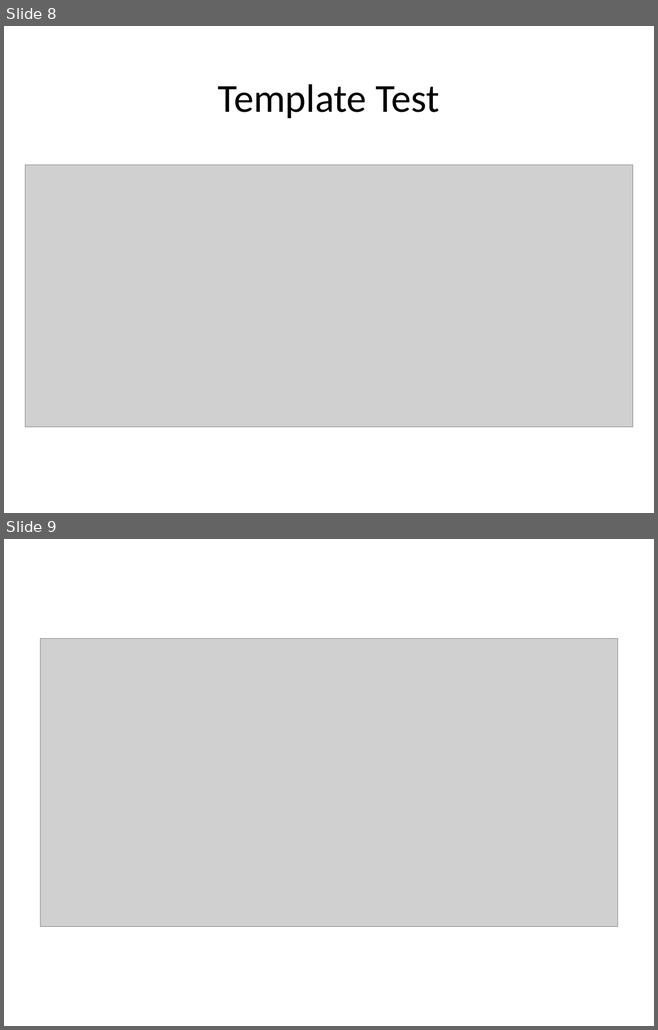
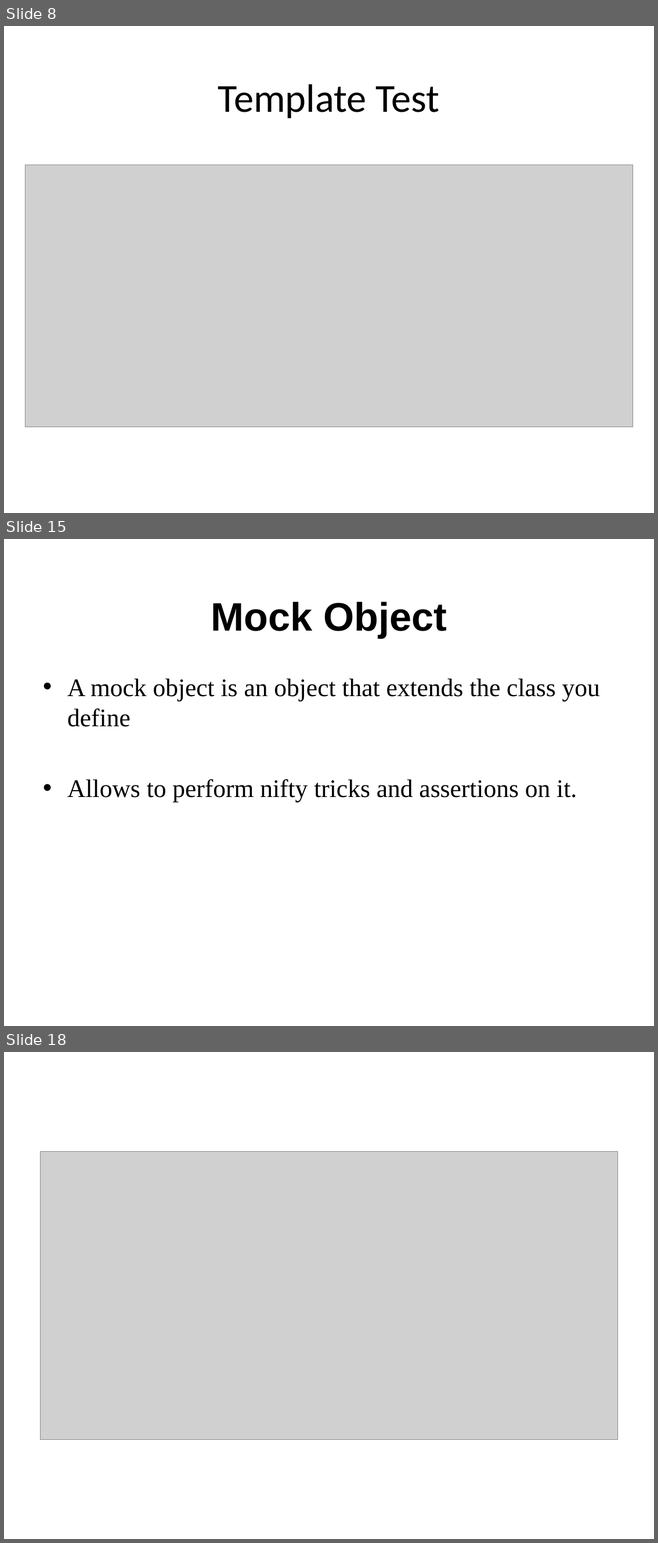
Before and after one commit to sonvq/phpunittraining, a slide deck: demo/Demo.pptx. Shown one above the other, each under a label of ours: slides 8 and 9 before the commit, slides 8, 15 and 18 after it; the slides between them are not shown. The pictures are 658x1030 and 658x1543 pixels, drawn with LibreOffice and Linux fonts; fonts in the diff are those of the drawing; grey boxes stand for pictures; background and template pictures are left out. Boxes give left, top, right and bottom in pixels: in the first picture for what was removed or moved away, otherwise in the second. Text is boxed around its words. In the diff, an @@ line names an element or a change of style, - is before the commit and + after.

```diff
--- a/demo/Demo.pptx
+++ b/demo/Demo.pptx
@@ slide 15 added at (x1=4, y1=539, x2=654, y2=1026), background picture (left out) @@
@@ title added at (x1=210, y1=602, x2=447, y2=638), 44 pt, text #000000, bold @@
+Mock Object
@@ text added at (x1=67, y1=678, x2=600, y2=802), 28 pt, text #000000 @@
+• A mock object is an object that extends the class you define
+• Allows to perform nifty tricks and assertions on it.
@@ what was slide 9 is now slide 18 @@
```
Also in this commit, not shown: 1 slide changed, 8 other slides added, 8 other files.
